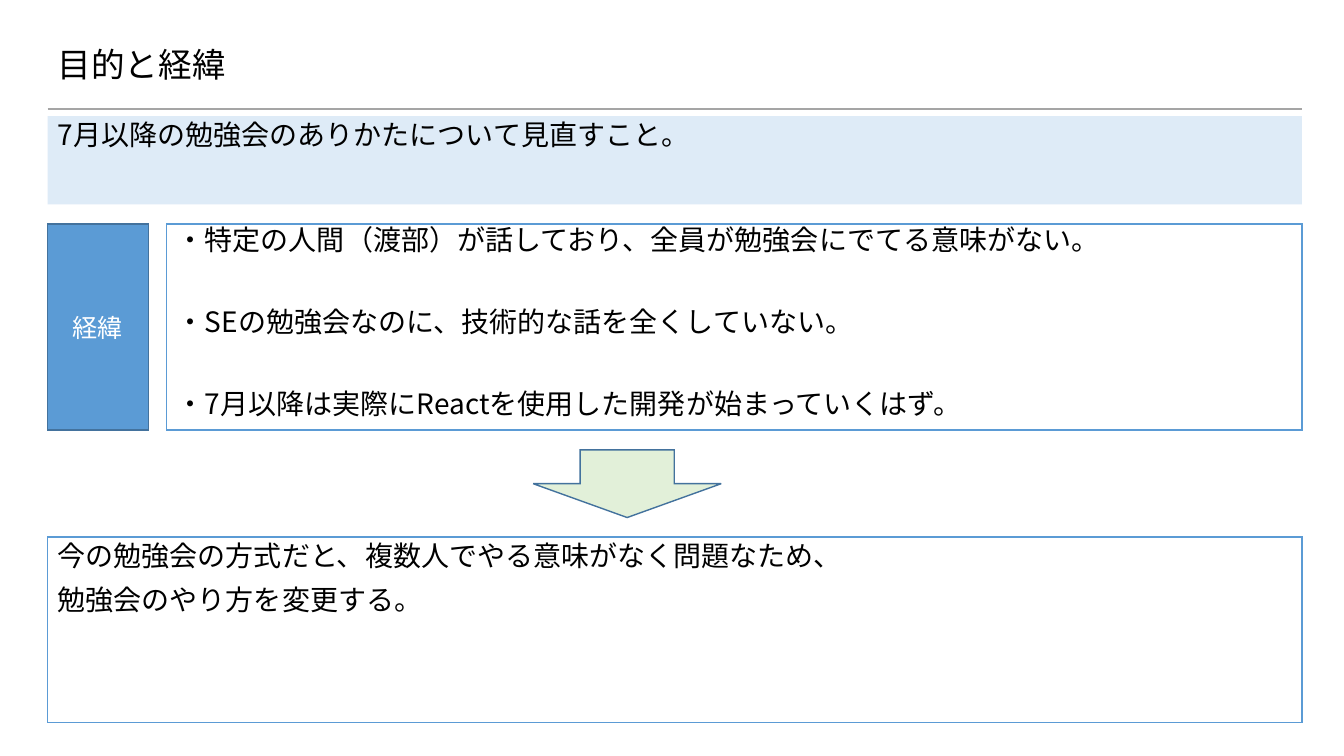
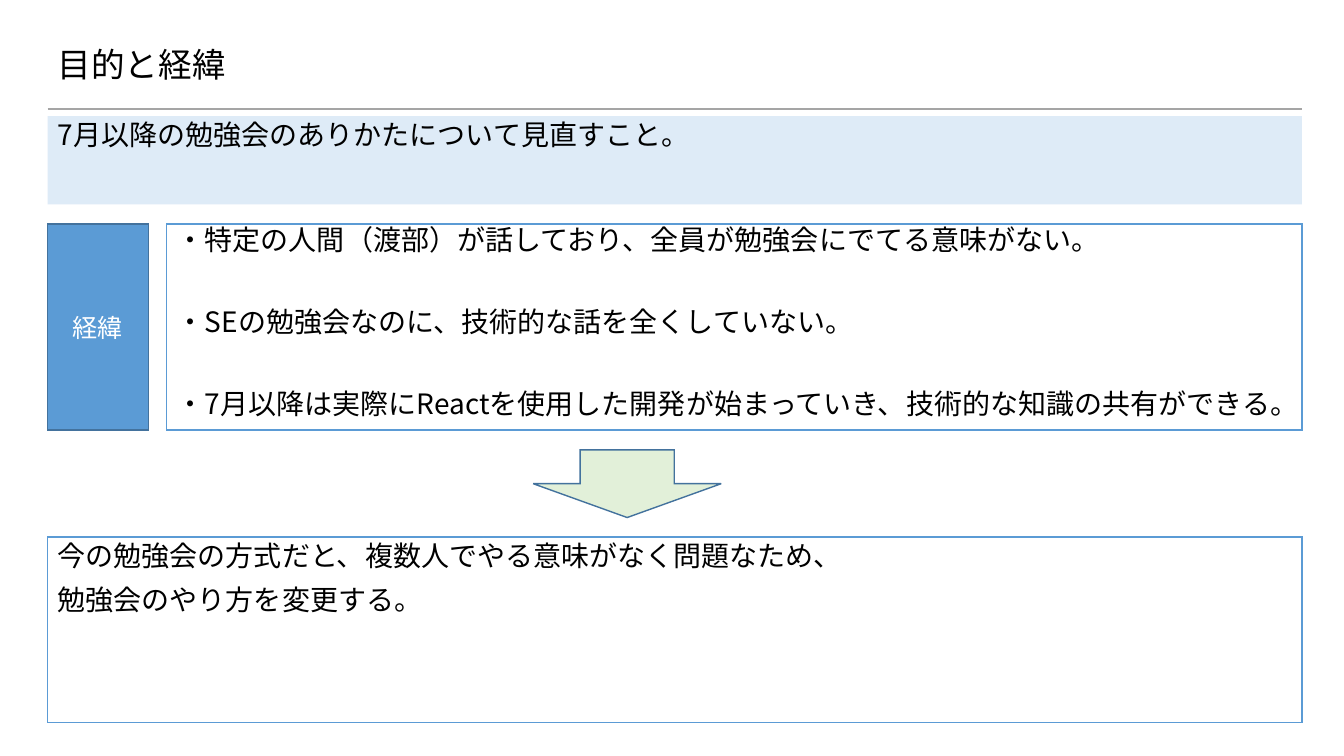
Before and after one commit to konnpeitoon/diary, a slide deck: slide 2 of doc/01_勉強会/01_勉強会資料/20180615_勉強会/02.資料/04.勉強会の時間の使い方.pptx. Drawn at 1344x756 pixels with LibreOffice and Linux fonts; fonts in the diff are those of the drawing; background and template pictures are left out. Boxes give left, top, right and bottom in pixels: in the first picture for what was removed or moved away, otherwise in the second. Text is boxed around its words. In the diff, an @@ line names an element or a change of style, - is before the commit and + after.

```diff
--- a/doc/01_勉強会/01_勉強会資料/20180615_勉強会/02.資料/04.勉強会の時間の使い方.pptx
+++ b/doc/01_勉強会/01_勉強会資料/20180615_勉強会/02.資料/04.勉強会の時間の使い方.pptx
@@ text in rectangle at (177,390,1298,417): text changed @@
-・7月以降は実際にReactを使用した開発が始まっていくはず。
+・7月以降は実際にReactを使用した開発が始まっていき、技術的な知識の共有ができる。
```
Also in this commit, not shown: 2 other slides changed, 1 slide added.
